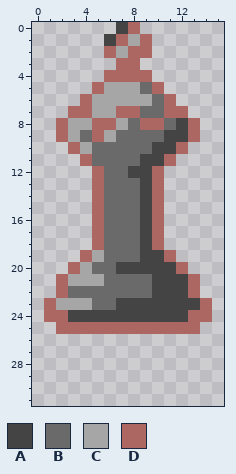
Two versions of one pixel-art sprite, assets/textures/selected_figures/king.png. Above, as it was before the edit.
The file is 16x32 pixels.
Palette (. is transparent): A #444444  B #6a6a6a  C #a6a6a6  D #ac6762
Pixels before, first column x 1:
 0 ......AD......
 1 .....ADCD.....
 2 .....DCDD.....
 3 ......DD......
 4 .....DDDD.....
 5 ....DCCCBD....
 6 ...DCCCCCBD...
 7 ..DDCCDDBBDD..
 8 .DCCDDCBDDBAD.
 9 .DCBDCBBBBAAD.
10 ..DCBBBBBAAD..
11 ...DBBBBAAD...
12 ....DBBAAD....
13 ....DBBBAD....
14 ....DBBBAD....
15 ....DBBBAD....
16 ....DBBBAD....
17 ....DBBBAD....
18 ....DBBBAD....
19 ...DCBBBAAD...
20 ..DCBBAAAAAD..
21 .DCCCBBBBAAAD.
22 .DBBBBBBBAAAD.
23 DCCCBBAAAAAAAD
24 DDAAAAAAAAAADD
25 .DDDDDDDDDDDD.
And afterwards:
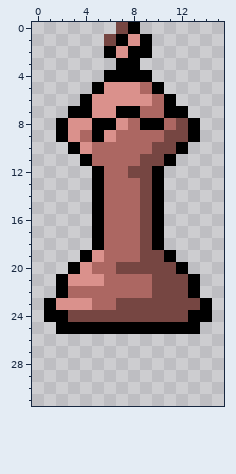
The edit:
Colour A changes from #444444 to #764642.
Colour B changes from #6a6a6a to #ac6762.
Colour C changes from #a6a6a6 to #da918c.
Colour D changes from #ac6762 to #000000.
Changed places in both pictures, as pixel boxes (x1, y1, x2, y2):
changed: (44, 22, 212, 334)
